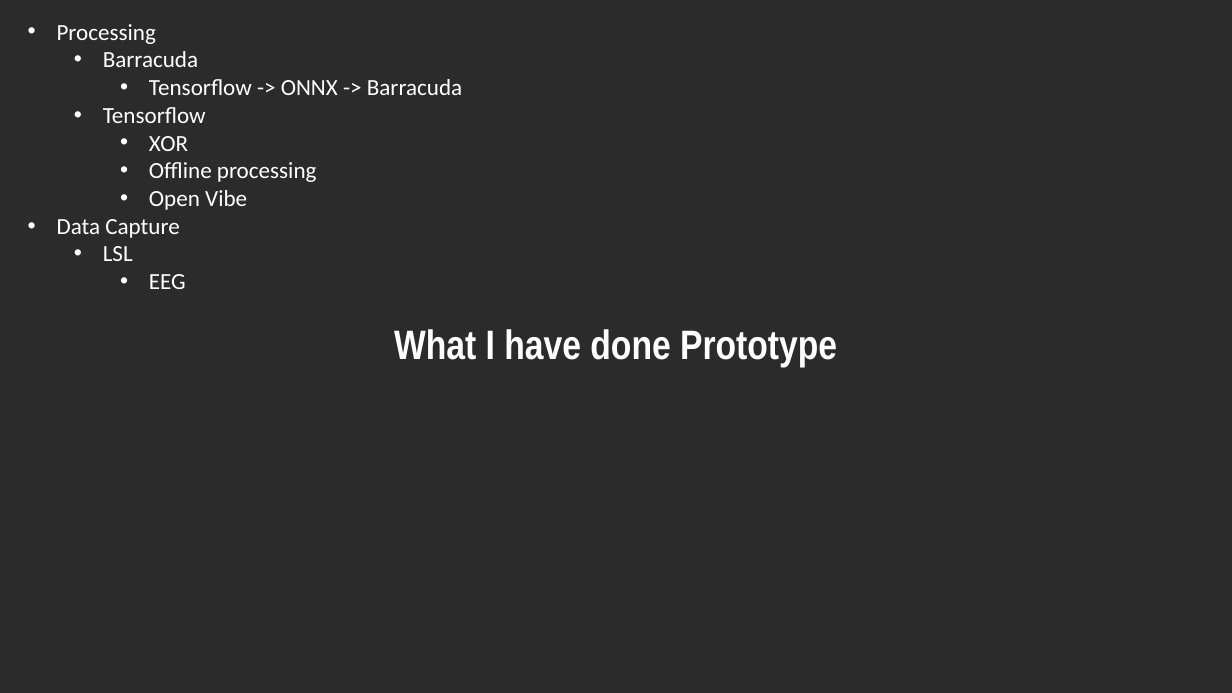
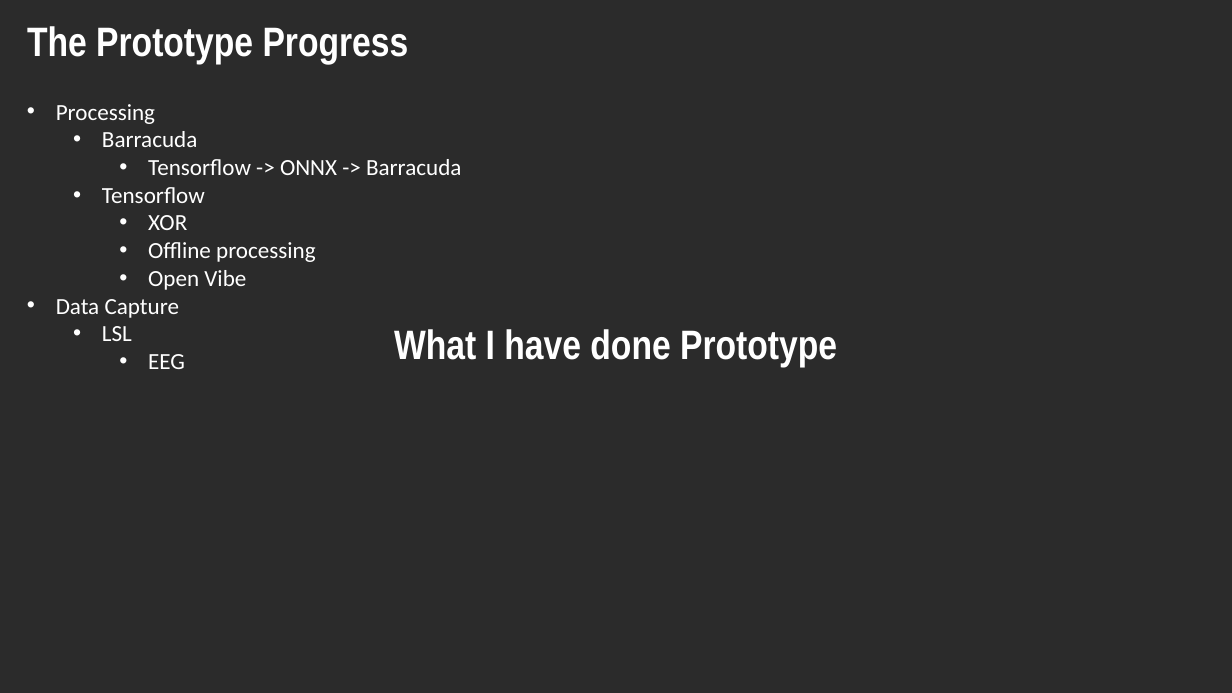
Before and after one commit to Keiishkii/Final-Year-Project, a slide deck: slide 4 of - Presentations/Final Year Project - Progress Presentation.pptx. Drawn at 1232x693 pixels with LibreOffice and Linux fonts; fonts in the diff are those of the drawing; background and template pictures are left out; a plain dark background stands for a picture behind light text. Boxes give left, top, right and bottom in pixels: in the first picture for what was removed or moved away, otherwise in the second. Text is boxed around its words. In the diff, an @@ line names an element or a change of style, - is before the commit and + after.

```diff
--- a/- Presentations/Final Year Project - Progress Presentation.pptx
+++ b/- Presentations/Final Year Project - Progress Presentation.pptx
@@ text added at <box>27,26,409,64</box>, 32 pt, text #FFFFFF, bold @@
+The Prototype Progress
@@ text "Processing": place and size @@
-text "Processing" at <box>57,24,462,289</box>
+text "Processing" at <box>56,104,461,369</box>
```
Also in this commit, not shown: 5 other slides changed, 1 slide added, 1 slide removed.
